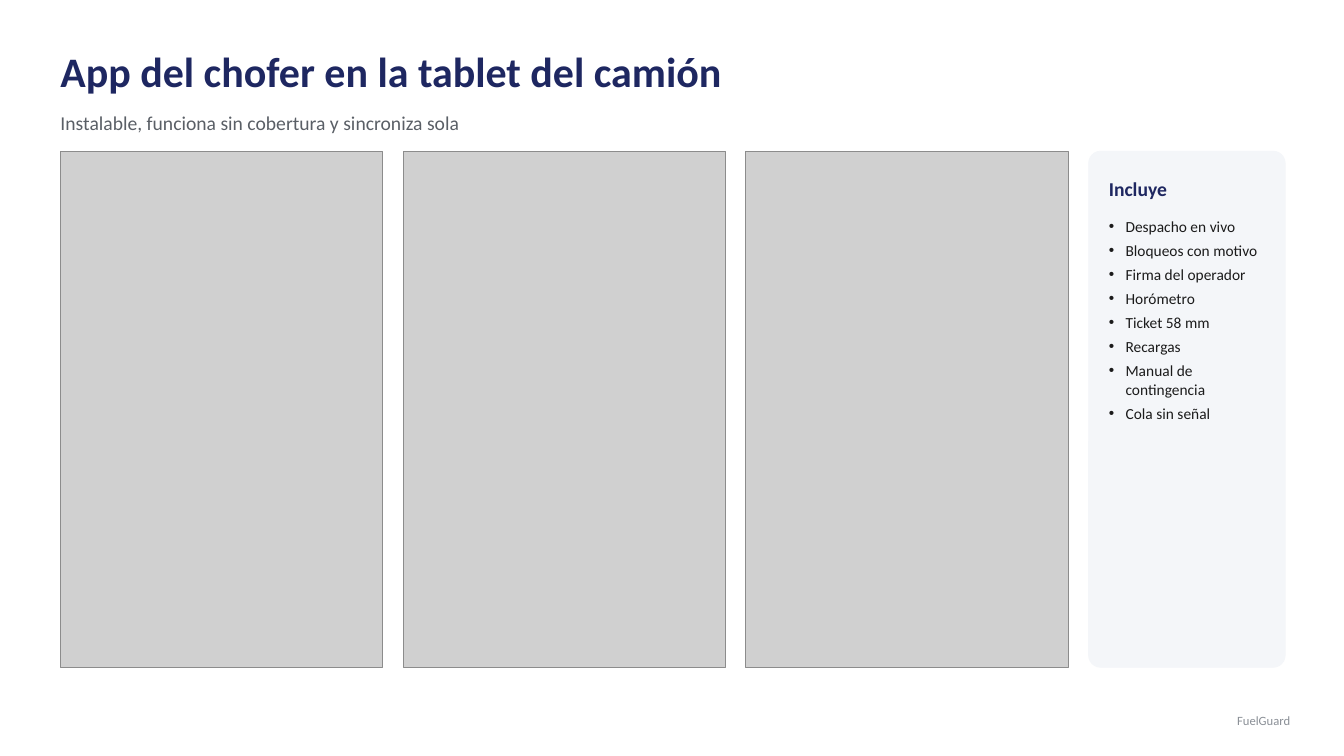
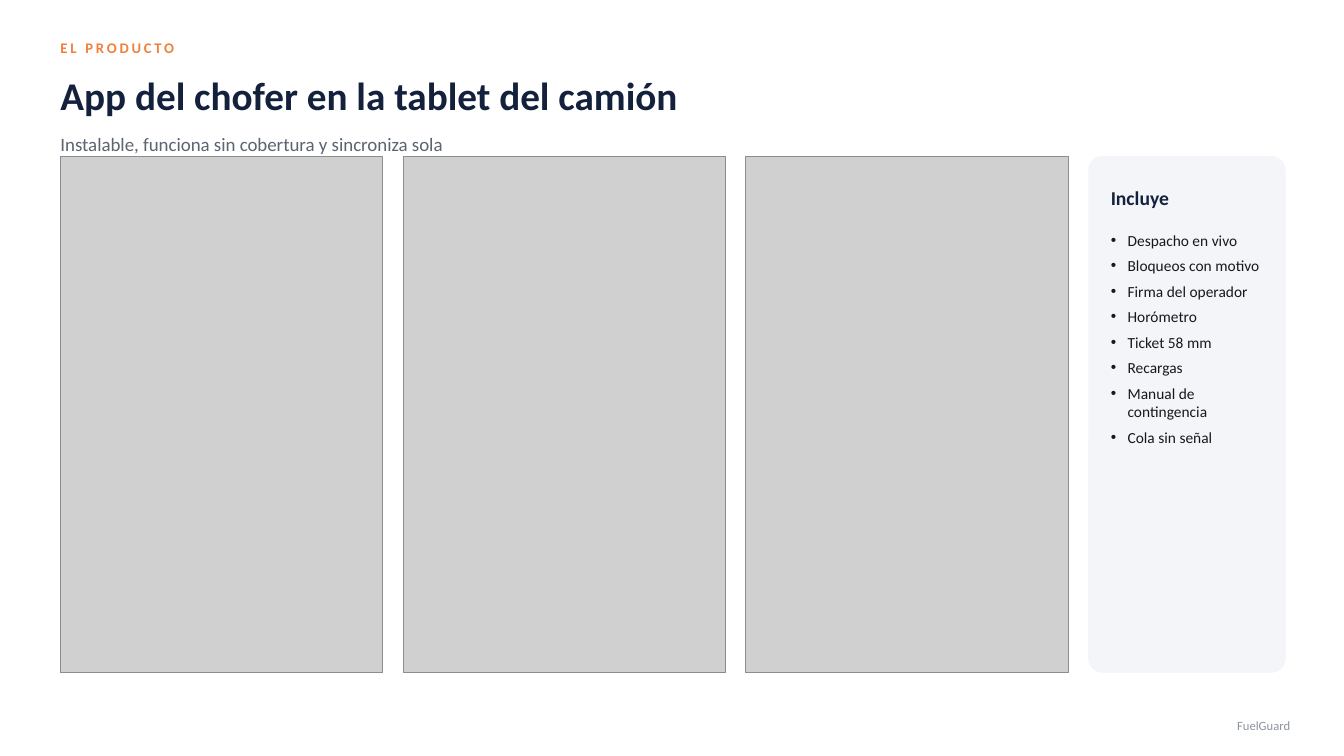
Before and after one commit to ESZO1989/FUELGUARD, a slide deck: slide 6 of docs/presentaciones/FuelGuard-Planes-Comerciales.pptx. Drawn at 1344x756 pixels with LibreOffice and Linux fonts; fonts in the diff are those of the drawing; grey boxes stand for pictures. Boxes give left, top, right and bottom in pixels: in the first picture for what was removed or moved away, otherwise in the second. Text is boxed around its words. In the diff, an @@ line names an element or a change of style, - is before the commit and + after.

```diff
--- a/docs/presentaciones/FuelGuard-Planes-Comerciales.pptx
+++ b/docs/presentaciones/FuelGuard-Planes-Comerciales.pptx
@@ text added at <box>60,43,174,53</box>, 10.5 pt, text #F0803C, bold @@
+EL PRODUCTO
@@ text "App del chofer en la ...": place and size @@
-text "App del chofer en la ..." at <box>60,57,722,94</box>
+text "App del chofer en la ..." at <box>60,82,677,116</box>
@@ text "App del chofer en la ..." at <box>60,82,677,116</box>: size 30 to 28 pt, text colour #1E2761 to #14213D @@
@@ text "Instalable, funciona sin cobertura y ...": place and size @@
-text "Instalable, funciona sin cobertura y ..." at <box>60,116,459,133</box>
+text "Instalable, funciona sin cobertura y ..." at <box>60,138,443,157</box>
@@ text "Instalable, funciona sin cobertura y ..." at <box>60,138,443,157</box>: size 14 to 13.5 pt, text colour #5A5F66 to #5B6470 @@
@@ 3 pictures, 1 rounded rectangle: place and size @@
-3 pictures, 1 rounded rectangle at <box>60,151,1286,667</box>
+3 pictures, 1 rounded rectangle at <box>60,156,1286,673</box>
@@ rounded rectangle at <box>1089,156,1286,673</box>: fill #F4F6F9 to #F3F5F9; outline #F4F6F9 0.5 pt to #F3F5F9 0.5 pt; proportions changed @@
@@ text "Incluye": place and size @@
-text "Incluye" at <box>1109,182,1167,199</box>
+text "Incluye" at <box>1111,191,1169,208</box>
@@ text "Incluye" at <box>1111,191,1169,208</box>: text colour #1E2761 to #14213D @@
@@ text "Despacho en vivo": place and size @@
-text "Despacho en vivo" at <box>1126,221,1257,419</box>
+text "Despacho en vivo" at <box>1128,235,1259,443</box>
@@ text "Despacho en vivo" at <box>1128,235,1259,443</box>: text colour #1B1B1B to #15181D; more space between paragraphs @@
@@ text "FuelGuard" at <box>1237,721,1290,730</box>: text colour #8A8F96 to #8C93A0 @@
```
Also in this commit, not shown: 13 other slides changed, 1 slide added, 9 other files.
